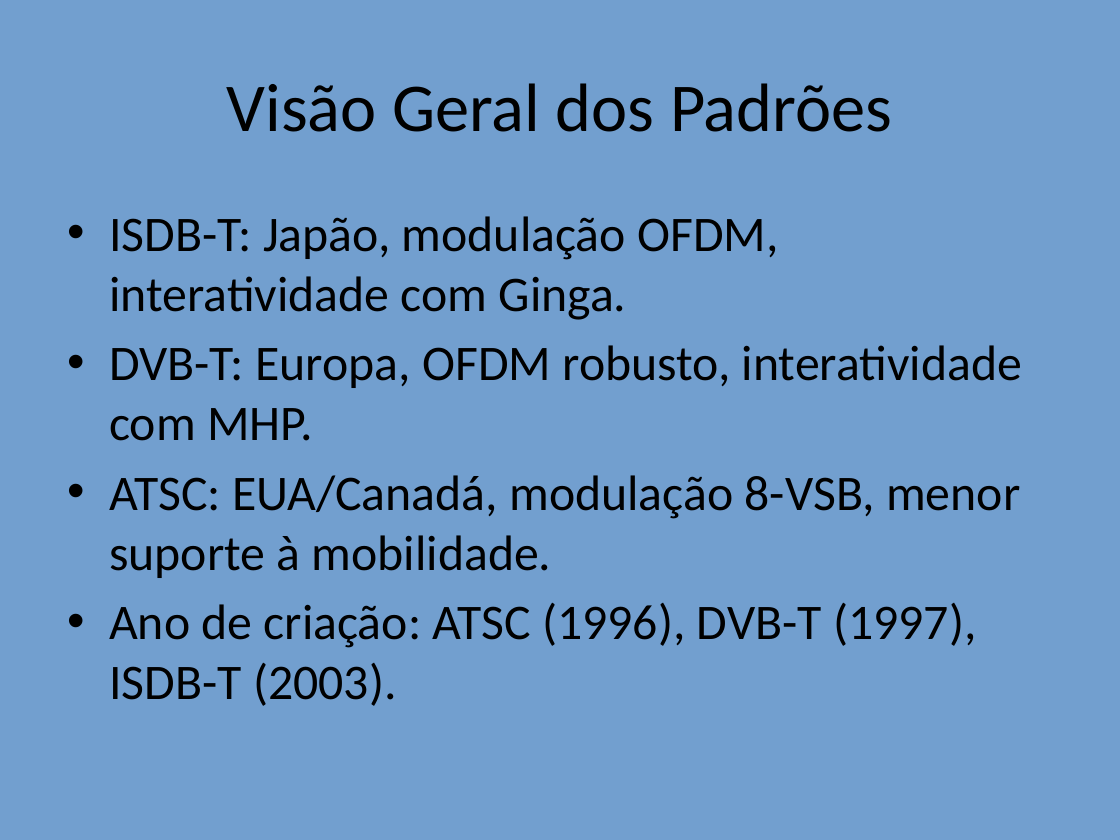
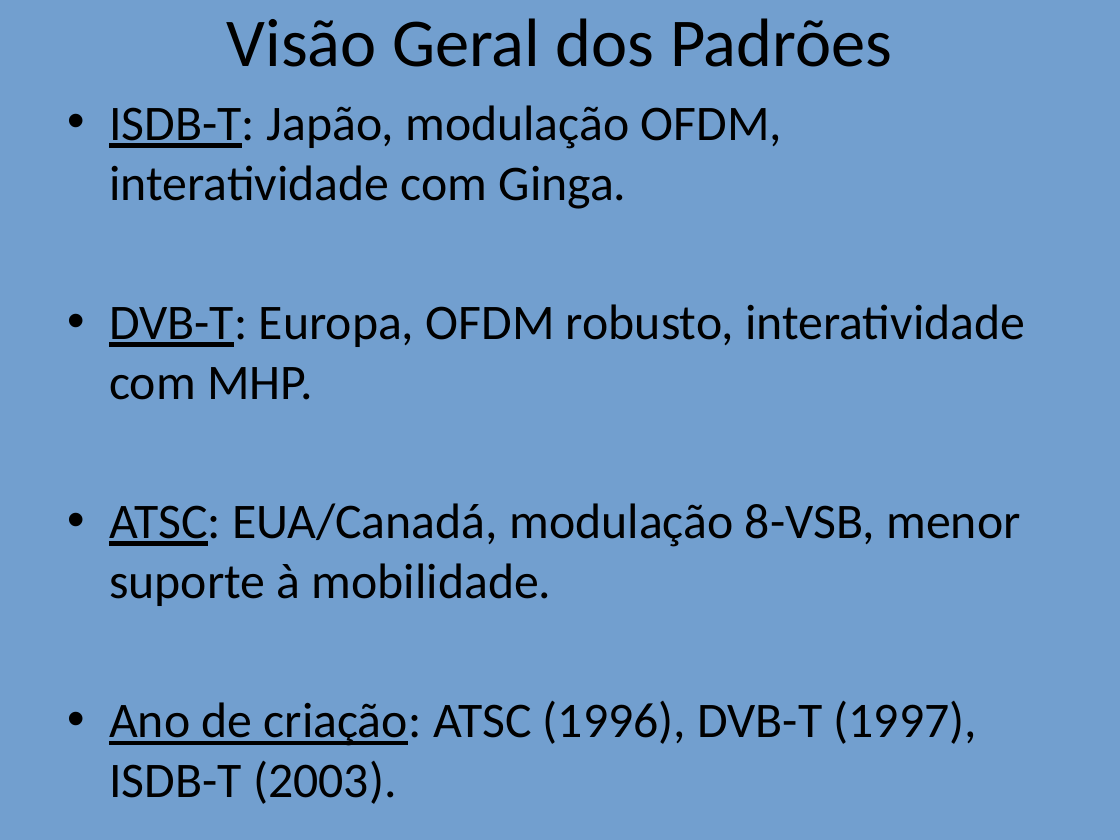
Before and after one commit to alenior/IFCE, a slide deck: slide 3 of P7/TV DIGITAL/Comparacao_TV_Digital_Com_Imagens.odp. Drawn at 1120x840 pixels with LibreOffice and Linux fonts; fonts in the diff are those of the drawing. Boxes give left, top, right and bottom in pixels: in the first picture for what was removed or moved away, otherwise in the second. Text is boxed around its words. In the diff, an @@ line names an element or a change of style, - is before the commit and + after.

```diff
--- a/P7/TV DIGITAL/Comparacao_TV_Digital_Com_Imagens.odp
+++ b/P7/TV DIGITAL/Comparacao_TV_Digital_Com_Imagens.odp
@@ title "Visão Geral dos Padrões" moved from (x1=227, y1=83, x2=892, y2=132) to (x1=227, y1=18, x2=892, y2=67) @@
@@ text "ISDB-T: Japão, modulação OFDM, interatividade ..." moved from (x1=109, y1=216, x2=1022, y2=706) to (x1=109, y1=105, x2=1025, y2=804) @@
@@ text "ISDB-T: Japão, modulação OFDM, interatividade ..." at (x1=109, y1=105, x2=1025, y2=804): underline on in "ISDB-T:", "DVB-T:", "ATSC:", "Ano de criação:" @@
```
Also in this commit, not shown: 10 other slides changed, 2 slides added, 10 other files.
